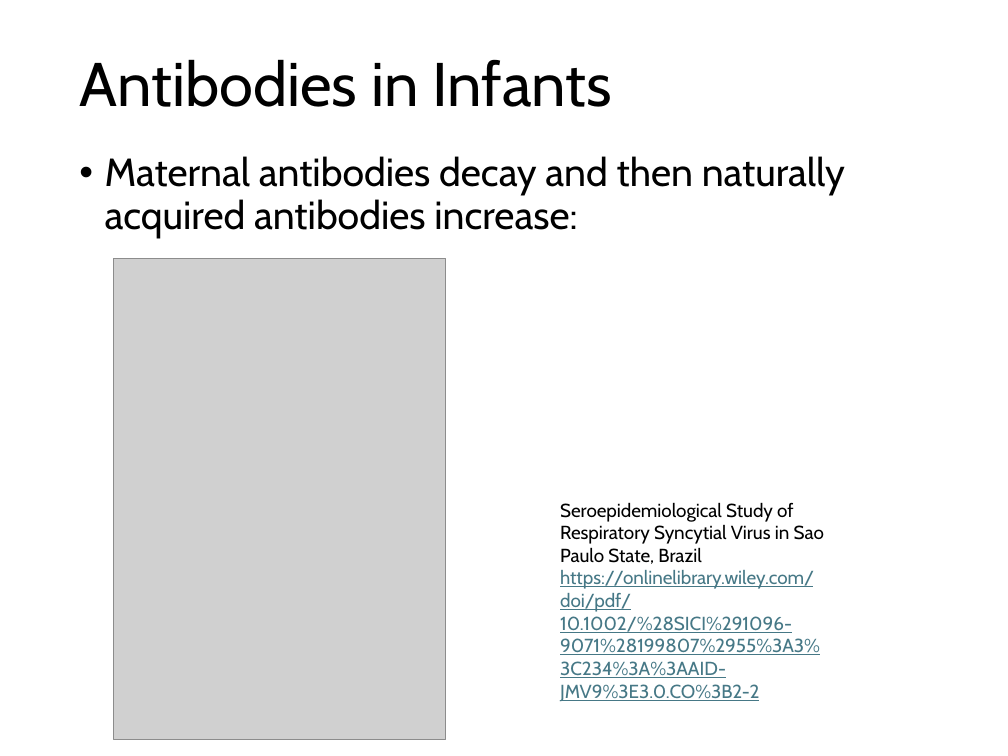
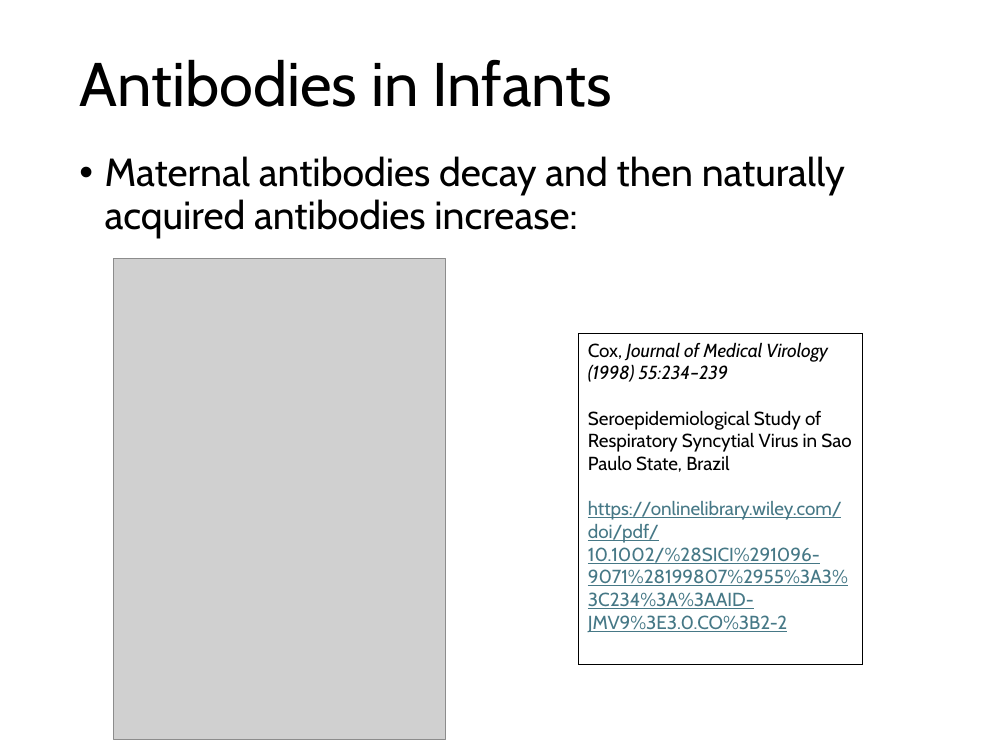
Before and after one commit to deborahcromer/RSVcorrelates, a slide deck: slide 2 of raw-data/RSV Data Summary.pptx. Drawn at 1008x756 pixels with LibreOffice and Linux fonts; fonts in the diff are those of the drawing; grey boxes stand for pictures. Boxes give left, top, right and bottom in pixels: in the first picture for what was removed or moved away, otherwise in the second. Text is boxed around its words. In the diff, an @@ line names an element or a change of style, - is before the commit and + after.

```diff
--- a/raw-data/RSV Data Summary.pptx
+++ b/raw-data/RSV Data Summary.pptx
@@ rectangle "Cox, Journal of Medical Virology ..." resized from (x1=560, y1=502, x2=824, y2=701) to (x1=578, y1=334, x2=862, y2=664) @@
@@ rectangle "Cox, Journal of Medical Virology ..." at (x1=578, y1=334, x2=862, y2=664): outline none to #000000 0.75 pt @@
@@ text in rectangle at (x1=588, y1=342, x2=828, y2=382): paragraph added @@
+Cox, Journal of Medical Virology (1998) 55:234–239
```
Also in this commit, not shown: 9 other slides changed, 5 slides added, 1 slide removed, 1 other file.
